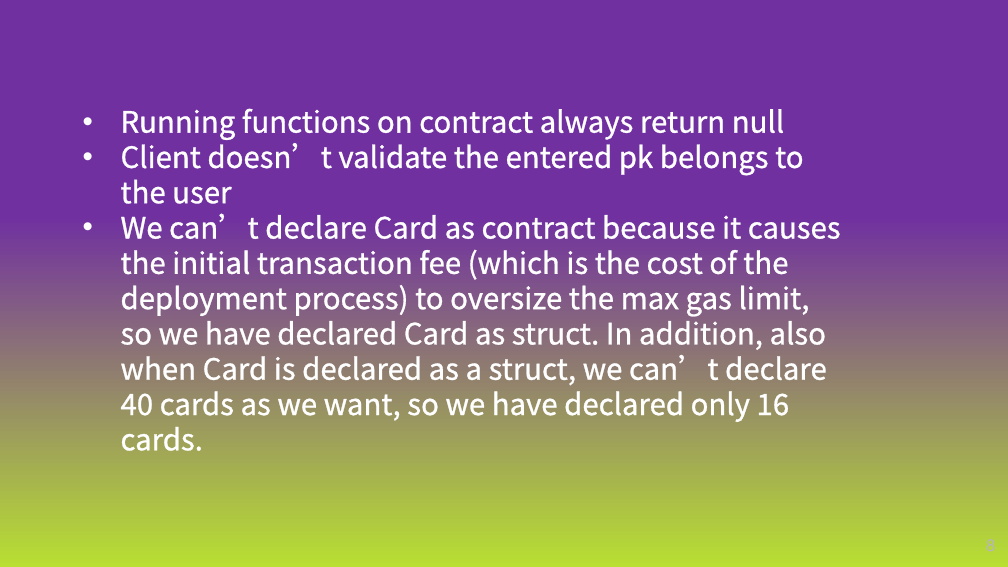
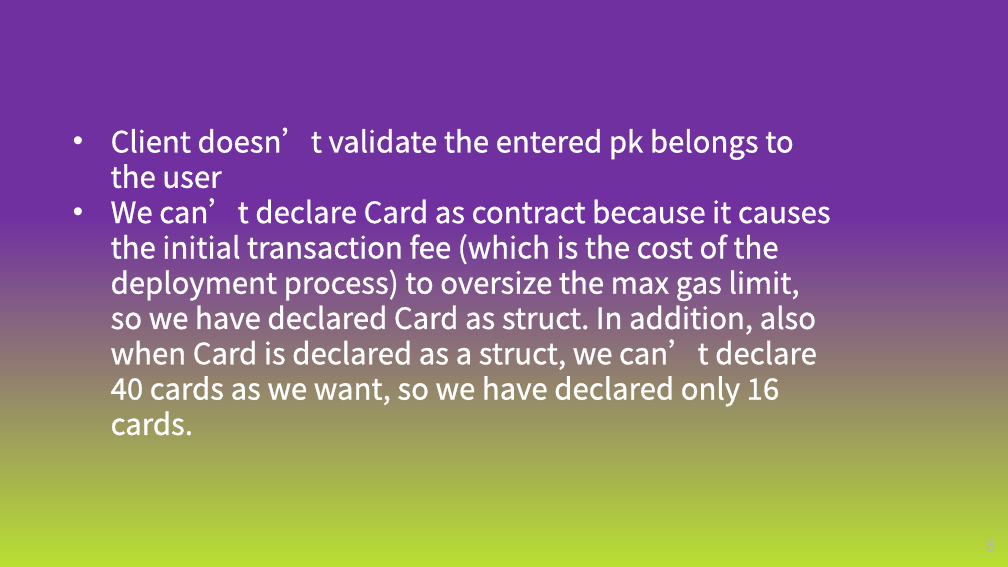
Before and after one commit to ronfri48/Play4Play, a slide deck: slide 8 of docs/Blockchain Final Project.pptx. Drawn at 1008x567 pixels with LibreOffice and Linux fonts; fonts in the diff are those of the drawing; background and template pictures are left out. Boxes give left, top, right and bottom in pixels: in the first picture for what was removed or moved away, otherwise in the second. Text is boxed around its words. In the diff, an @@ line names an element or a change of style, - is before the commit and + after.

Commit message:
Fix pptx

```diff
--- a/docs/Blockchain Final Project.pptx
+++ b/docs/Blockchain Final Project.pptx
@@ text "Client doesn’t validate the entered ...": place and size @@
-text "Client doesn’t validate the entered ..." at (121,108,841,451)
+text "Client doesn’t validate the entered ..." at (111,127,831,436)
@@ text at (121,108,784,140): paragraph removed @@
-• Running functions on contract always return null
```
Also in this commit, not shown: 1 other slide changed.
